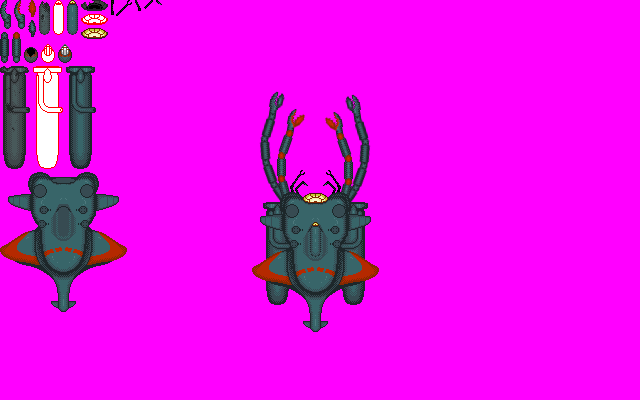
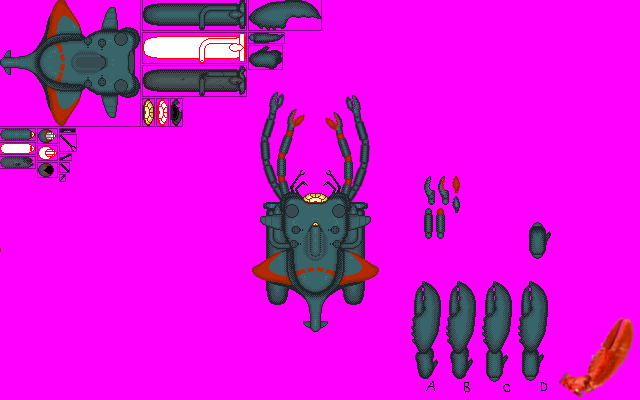
Layered file, before and after one edit (640px x 400px). Changes by layer:
added layer "Borders" (49%) above "Sprite" over (0, 0, 322, 182)
painted on "Sprite" over (0, 0, 321, 312)
added layer "Other" above "Sketch" over (411, 176, 635, 399)
